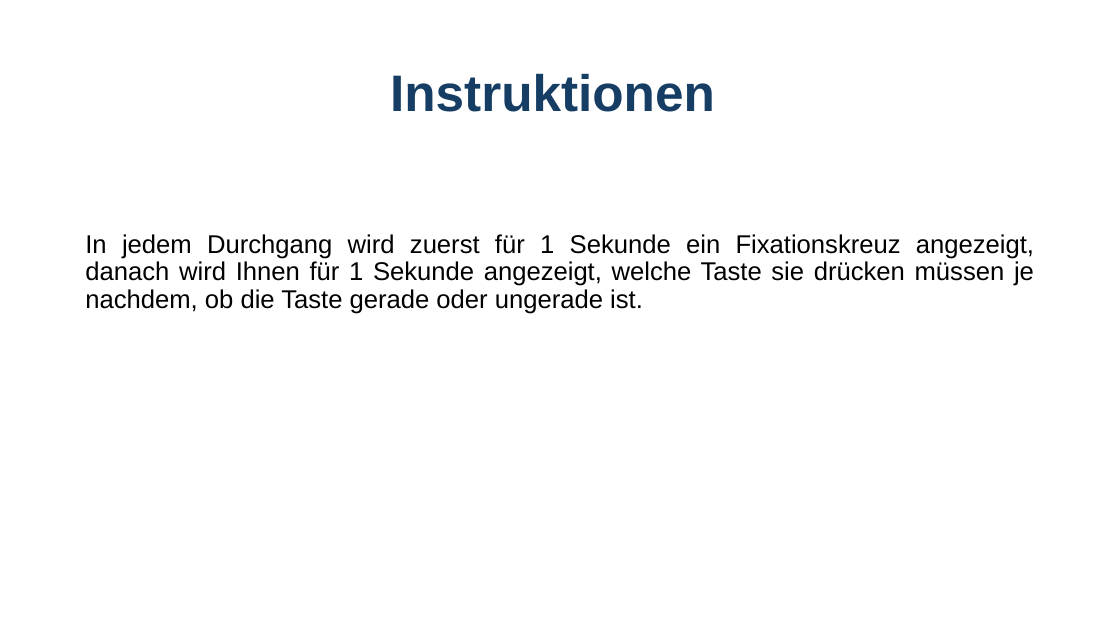
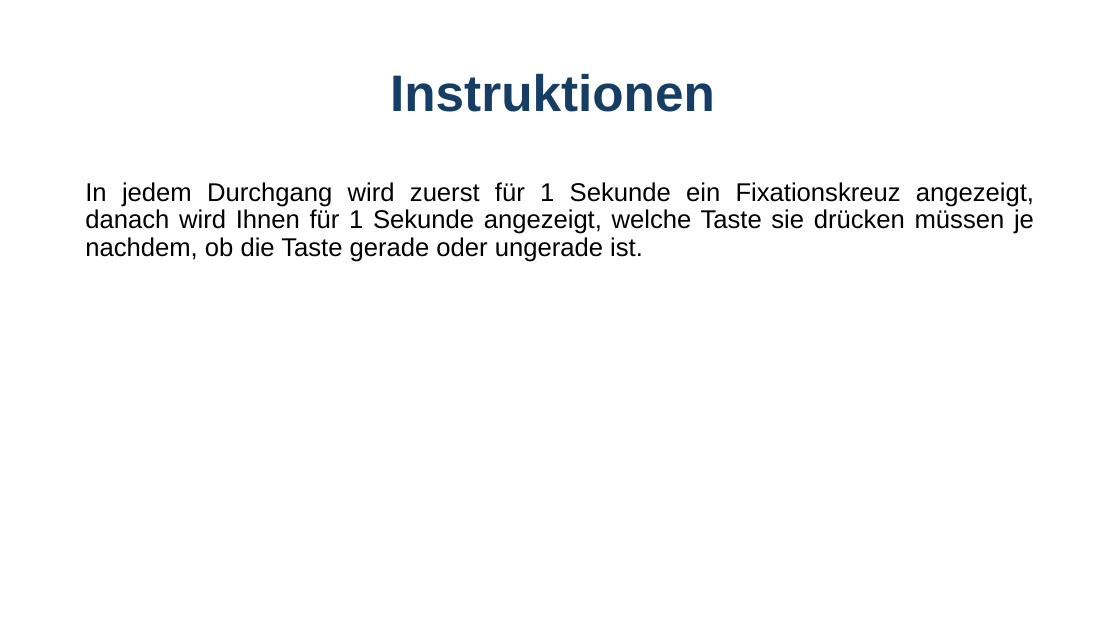
Before and after one commit to GidonFrischkorn/Ambizione-IndividualDifferencesStudy, a slide deck: slide 2 of tasks/29-digit-judgement-changing/instructions_digit_changeSR.pptx. Drawn at 1120x630 pixels with LibreOffice and Linux fonts; fonts in the diff are those of the drawing. Boxes give left, top, right and bottom in pixels: in the first picture for what was removed or moved away, otherwise in the second. Text is boxed around its words. In the diff, an @@ line names an element or a change of style, - is before the commit and + after.

```diff
--- a/tasks/29-digit-judgement-changing/instructions_digit_changeSR.pptx
+++ b/tasks/29-digit-judgement-changing/instructions_digit_changeSR.pptx
@@ text "In jedem Durchgang wird zuerst ...": place and size @@
-text "In jedem Durchgang wird zuerst ..." at (85,234,1034,314)
+text "In jedem Durchgang wird zuerst ..." at (85,182,1034,262)
```
Also in this commit, not shown: 2 other slides changed, 1 slide added, 11 other files.
